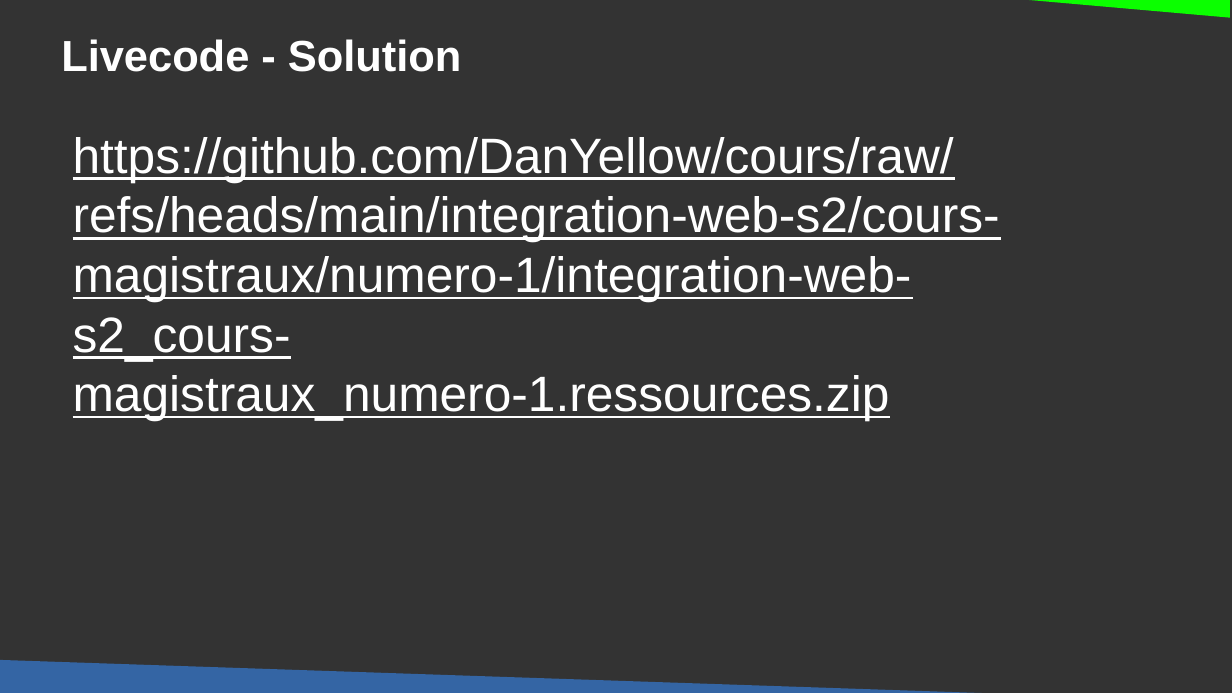
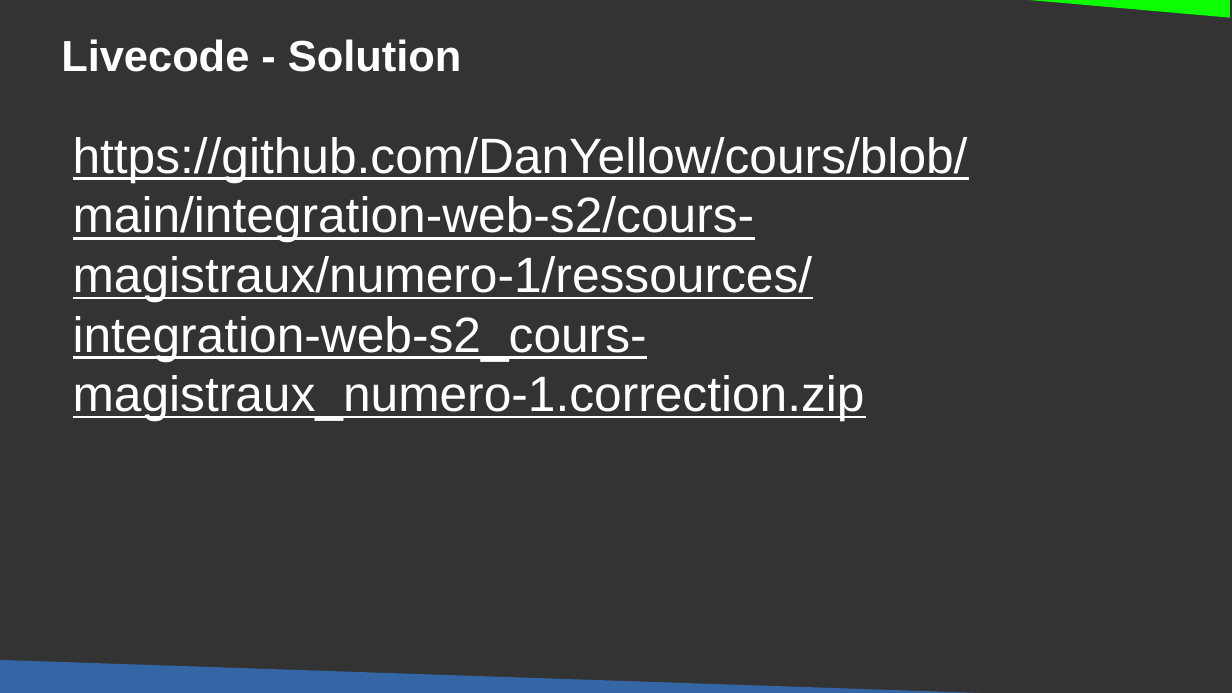
Before and after one commit to DanYellow/cours, a slide deck: slide 23 of integration-web-s2/cours-magistraux/numero-1/presentation.odp. Drawn at 1232x693 pixels with LibreOffice and Linux fonts; fonts in the diff are those of the drawing. Boxes give left, top, right and bottom in pixels: in the first picture for what was removed or moved away, otherwise in the second. Text is boxed around its words. In the diff, an @@ line names an element or a change of style, - is before the commit and + after.

Commit message:
integration-web-s2@CM#1 - Update slides

```diff
--- a/integration-web-s2/cours-magistraux/numero-1/presentation.odp
+++ b/integration-web-s2/cours-magistraux/numero-1/presentation.odp
@@ text at (73,137,968,421): text changed @@
-https://github.com/DanYellow/cours/raw/refs/heads/main/integration-web-s2/cours-magistraux/numero-1/integration-web-s2_cours-magistraux_numero-1.ressources.zip
+https://github.com/DanYellow/cours/blob/main/integration-web-s2/cours-magistraux/numero-1/ressources/integration-web-s2_cours-magistraux_numero-1.correction.zip
```
Also in this commit, not shown: 1 other file.
